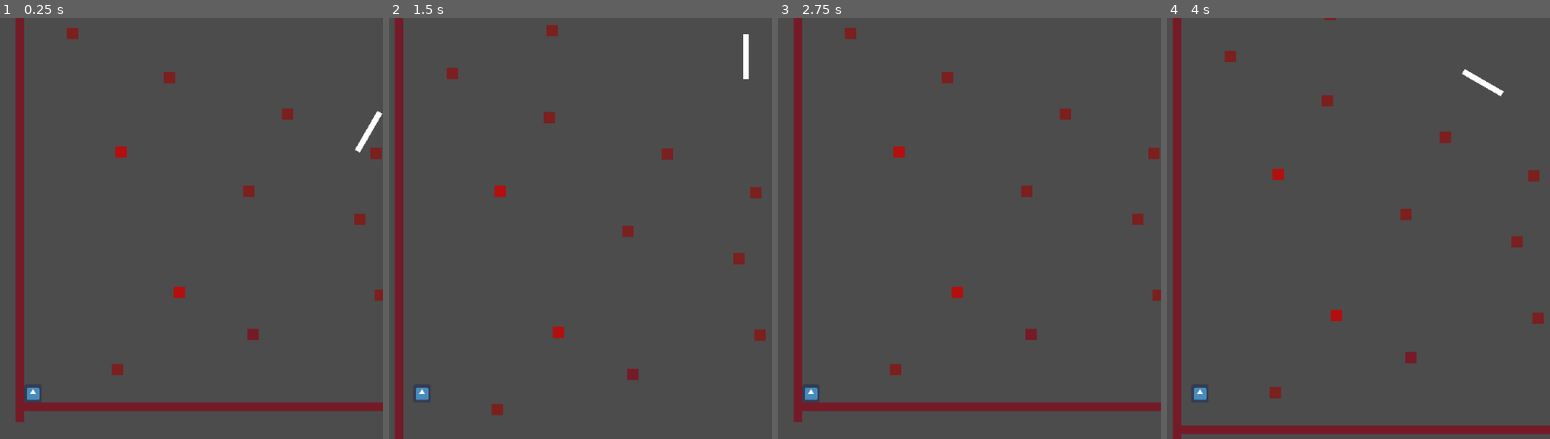
Above: before the commit, frames 1-4 (left to right).
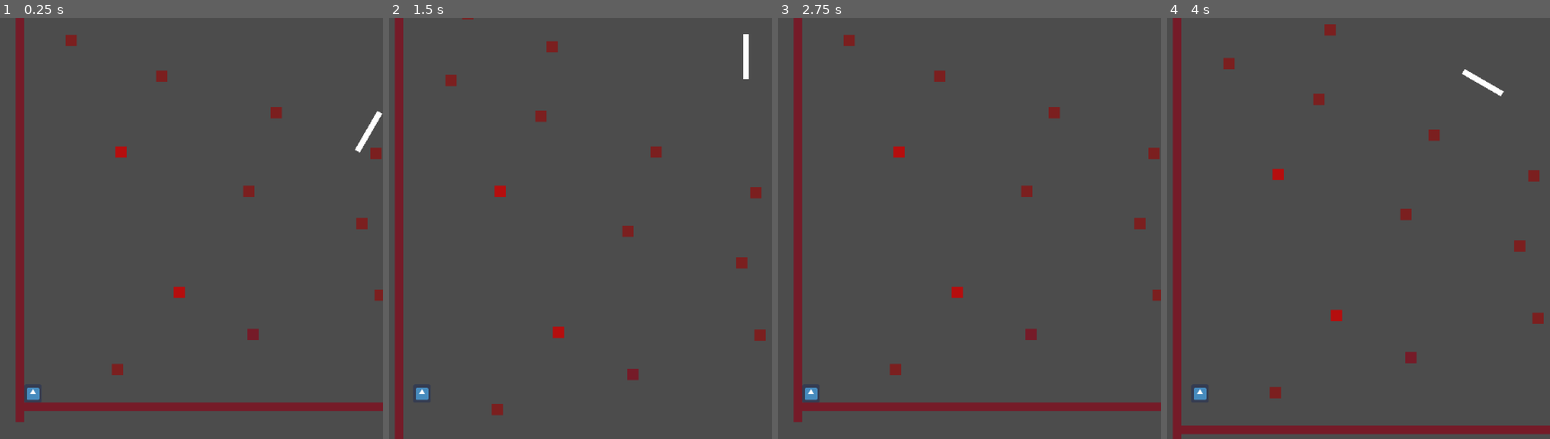
Above: after the commit, the same moments.

Repository: layolabernat/Joc-1
Game: Godot game, scene res://Joc.tscn
The game is run twice, just before and just after one commit, with the same random seed, the same clock (stepped at 60 frames per second) and the same inputs. The engine's default icon, where the game draws it, is replaced by a stand-in: a white triangle on a blue panel in a dark square.
Inputs:
- Up to frame 1 (0.25 s): no input
- Up to frame 2 (1.5 s): tap W (ves_adalt) at 0.6 s; tap D (ves_dreta) at 1.35 s
- Up to frame 3 (2.75 s): tap A (ves_esquerra) at 2.1 s
- Up to frame 4 (4 s): tap Enter at 2.75 s; tap W (ves_adalt) at 2.85 s; tap D (ves_dreta) at 3.6 s

The runs differ from the first frame. In frame 1, 0.4% of the frame differs, in the area x 17-97%, y 2-51%; in frame 2, 0.6%, in the area x 14-94%, y 0-60%; in frame 3, 0.4%; in frame 4, 0.6%.

Commit message:
Generals

Diff:
--- a/Joc.tscn
+++ b/Joc.tscn
@@ -7,7 +7,6 @@
 [ext_resource path="res://Paret rotatoria.tscn" type="PackedScene" id=5]
 [ext_resource path="res://Paret rotatoria2.gd" type="Script" id=6]
 [ext_resource path="res://Paret rotatoria4.gd" type="Script" id=7]
-[ext_resource path="res://Area2D.tscn" type="PackedScene" id=8]
 
 [sub_resource type="RectangleShape2D" id=1]
 extents = Vector2( 32, 32.5 )
@@ -54,7 +53,7 @@
 position = Vector2( 1271, 237 )
 
 [node name="Paret 7" parent="." instance=ExtResource( 4 )]
-position = Vector2( 1198, -34 )
+position = Vector2( 1206, -19 )
 
 [node name="Paret 8" parent="." instance=ExtResource( 4 )]
 position = Vector2( 803, -133 )
@@ -63,28 +62,28 @@
 position = Vector2( 1256, -269 )
 
 [node name="Paret 10" parent="." instance=ExtResource( 4 )]
-position = Vector2( 942, -408 )
+position = Vector2( 902, -414 )
 
 [node name="Paret 11" parent="." instance=ExtResource( 4 )]
-position = Vector2( 521, -538 )
+position = Vector2( 493, -542 )
 
 [node name="Paret 12" parent="." instance=ExtResource( 4 )]
-position = Vector2( 176, -695 )
+position = Vector2( 172, -670 )
 
 [node name="Paret 13" parent="." instance=ExtResource( 4 )]
-position = Vector2( 531, -846 )
+position = Vector2( 533, -789 )
 
 [node name="Paret 15" parent="." instance=ExtResource( 4 )]
-position = Vector2( 418, -999 )
+position = Vector2( 231, -908 )
 
 [node name="Paret 16" parent="." instance=ExtResource( 4 )]
-position = Vector2( 138, -1101 )
+position = Vector2( 22, -1057 )
 
 [node name="Paret 17" parent="." instance=ExtResource( 4 )]
-position = Vector2( 569, -1212 )
+position = Vector2( 518, -1157 )
 
 [node name="Paret 18" parent="." instance=ExtResource( 4 )]
-position = Vector2( 967, -1289 )
+position = Vector2( 1018, -1257 )
 
 [node name="Paret 19" parent="." instance=ExtResource( 4 )]
 position = Vector2( 1527, -1309 )
@@ -93,70 +92,74 @@
 position = Vector2( 1971, -1453 )
 
 [node name="Paret 21" parent="." instance=ExtResource( 4 )]
-position = Vector2( 1540, -1540 )
+position = Vector2( 1523, -1517 )
 
 [node name="Paret 22" parent="." instance=ExtResource( 4 )]
-position = Vector2( 1042, -1626 )
+position = Vector2( 1029, -1605 )
 
 [node name="Paret 23" parent="." instance=ExtResource( 4 )]
 position = Vector2( 598, -1717 )
 
 [node name="Paret 24" parent="." instance=ExtResource( 4 )]
-position = Vector2( 173, -1799 )
+position = Vector2( 145, -1805 )
 
 [node name="Paret 25" parent="." instance=ExtResource( 4 )]
 position = Vector2( 636, -1911 )
 
 [node name="Paret 26" parent="." instance=ExtResource( 4 )]
-position = Vector2( 1064, -1975 )
+position = Vector2( 1121, -1981 )
 
 [node name="Paret 27" parent="." instance=ExtResource( 4 )]
-position = Vector2( 1537, -2030 )
+position = Vector2( 1581, -2038 )
 
 [node name="Paret 28" parent="." instance=ExtResource( 4 )]
 position = Vector2( 1954, -2159 )
 
 [node name="Paret 29" parent="." instance=ExtResource( 4 )]
-position = Vector2( 1539, -2248 )
+position = Vector2( 1520, -2250 )
 
 [node name="Paret 30" parent="." instance=ExtResource( 4 )]
-position = Vector2( 1102, -2261 )
+position = Vector2( 1064, -2259 )
+
+[node name="Paret 33" parent="." instance=ExtResource( 4 )]
+position = Vector2( 19, -2520 )
 
 [node name="Paret 31" parent="." instance=ExtResource( 4 )]
-position = Vector2( 710, -2301 )
+position = Vector2( 644, -2299 )
 
 [node name="Paret 32" parent="." instance=ExtResource( 4 )]
-position = Vector2( 236, -2383 )
-
-[node name="Paret 33" parent="." instance=ExtResource( 4 )]
-position = Vector2( 42, -2518 )
+position = Vector2( 223, -2381 )
 
 [node name="Paret 34" parent="." instance=ExtResource( 4 )]
 position = Vector2( 431, -2593 )
 
 [node name="Paret 35" parent="." instance=ExtResource( 4 )]
-position = Vector2( 868, -2651 )
+position = Vector2( 915, -2640 )
 
 [node name="Paret 36" parent="." instance=ExtResource( 4 )]
-position = Vector2( 1302, -2668 )
+position = Vector2( 1376, -2668 )
 
 [node name="Paret 37" parent="." instance=ExtResource( 4 )]
-position = Vector2( 1721, -2687 )
+position = Vector2( 1806, -2695 )
 
 [node name="Paret 38" parent="." instance=ExtResource( 4 )]
-position = Vector2( 1899, -2835 )
+position = Vector2( 1954, -2820 )
 
 [node name="Paret 39" parent="." instance=ExtResource( 4 )]
-position = Vector2( 1551, -2933 )
+position = Vector2( 1517, -2922 )
 
 [node name="Paret 40" parent="." instance=ExtResource( 4 )]
-position = Vector2( 1120, -3072 )
+position = Vector2( 1063, -3047 )
 
 [node name="Paret 41" parent="." instance=ExtResource( 4 )]
-position = Vector2( 736, -3148 )
+position = Vector2( 660, -3135 )
 
 [node name="Paret 42" parent="." instance=ExtResource( 4 )]
-position = Vector2( 370, -3233 )
+position = Vector2( 260, -3227 )
+
+[node name="Paret 43" parent="." instance=ExtResource( 4 )]
+position = Vector2( 71, -3295 )
+scale = Vector2( 5, 1 )
 
 [node name="Paret falsa" type="ColorRect" parent="."]
 margin_left = 328.0
@@ -194,5 +197,3 @@
 [node name="Paret rotatoria4" parent="." instance=ExtResource( 5 )]
 position = Vector2( 180, -2870 )
 script = ExtResource( 7 )
-
-[node name="Area2D" parent="." instance=ExtResource( 8 )]
Not shown: 1 places in Joc.tscn that only renumber resources
